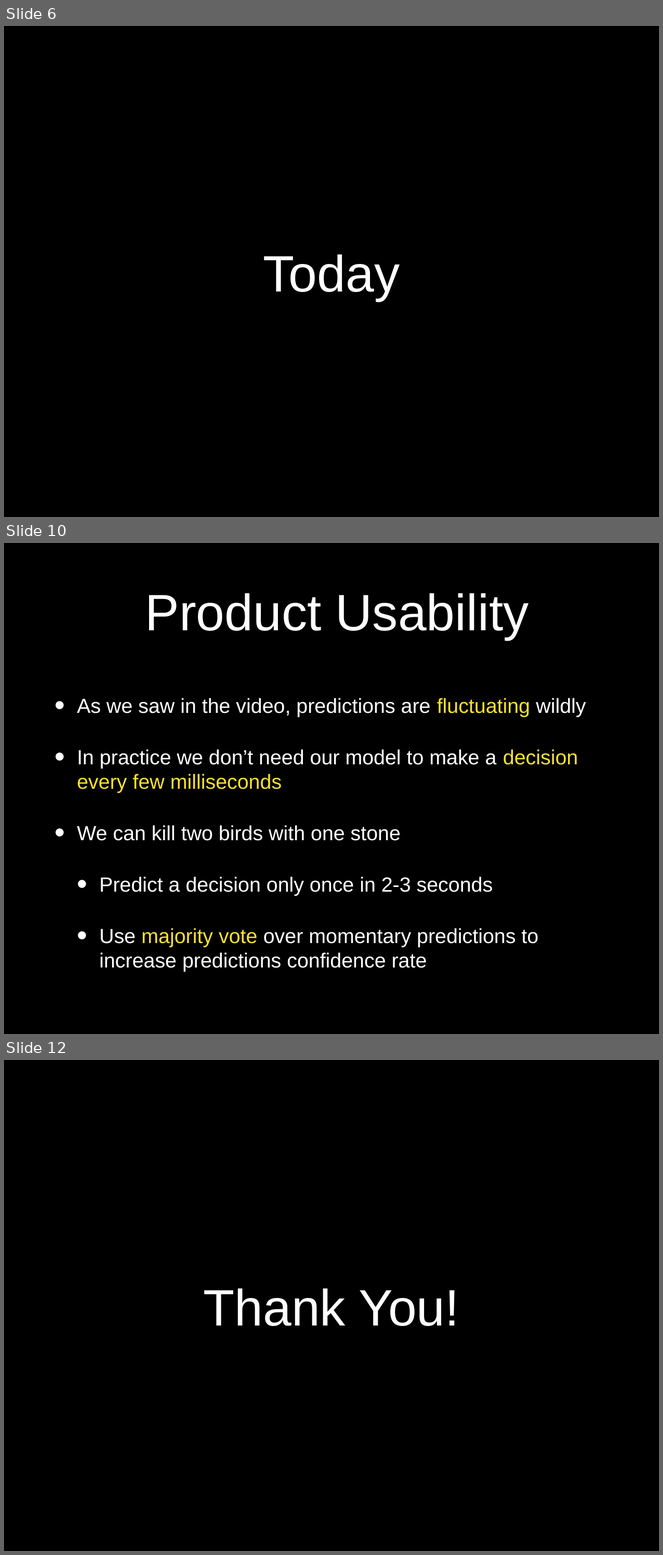
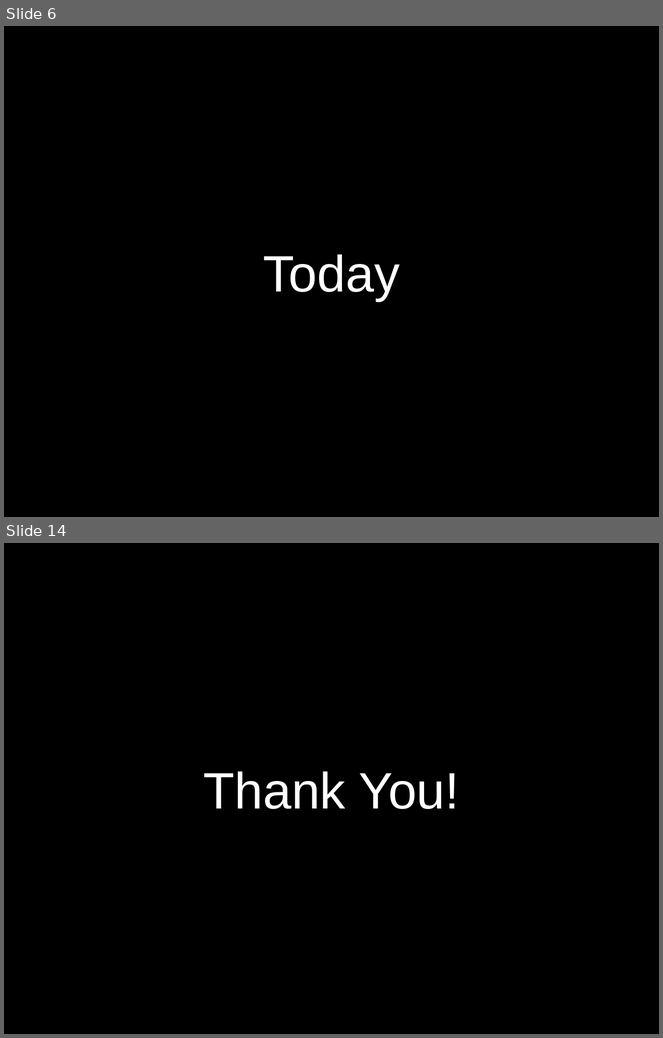
Before and after one commit to idocal/motionsense, a slide deck: presentations/Presentation3.pptx. Shown one above the other, each under a label of ours: slides 6, 10 and 12 before the commit, slides 6 and 14 after it; the slides between them are not shown. The pictures are 663x1555 and 663x1038 pixels, drawn with LibreOffice and Linux fonts; fonts in the diff are those of the drawing; background and template pictures are left out. Boxes give left, top, right and bottom in pixels: in the first picture for what was removed or moved away, otherwise in the second. Text is boxed around its words. In the diff, an @@ line names an element or a change of style, - is before the commit and + after.

```diff
--- a/presentations/Presentation3.pptx
+++ b/presentations/Presentation3.pptx
@@ slide 10 removed at <box>4,543,659,1034</box>, background #000000 @@
@@ title removed at <box>145,593,529,640</box> @@
-Product Usability
@@ text removed at <box>77,698,586,972</box> @@
-• As we saw in the video, predictions are fluctuating wildly
-• In practice we don’t need our model to make a decision every few milliseconds
-• We can kill two birds with one stone
-  • Predict a decision only once in 2-3 seconds
-  • Use majority vote over momentary predictions to increase predictions confidence rate
@@ what was slide 12 is now slide 14 @@
```
Also in this commit, not shown: 5 slides changed, 3 slides added, 1 other file.
